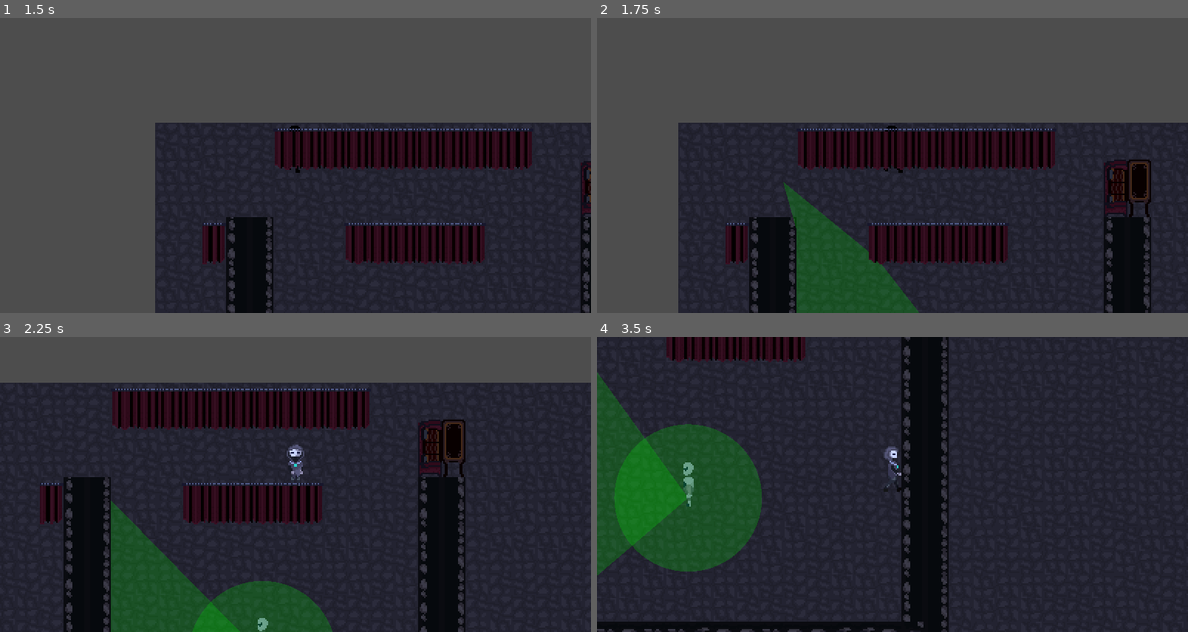
Above: before the commit, frames 1-4 (two rows, left to right).
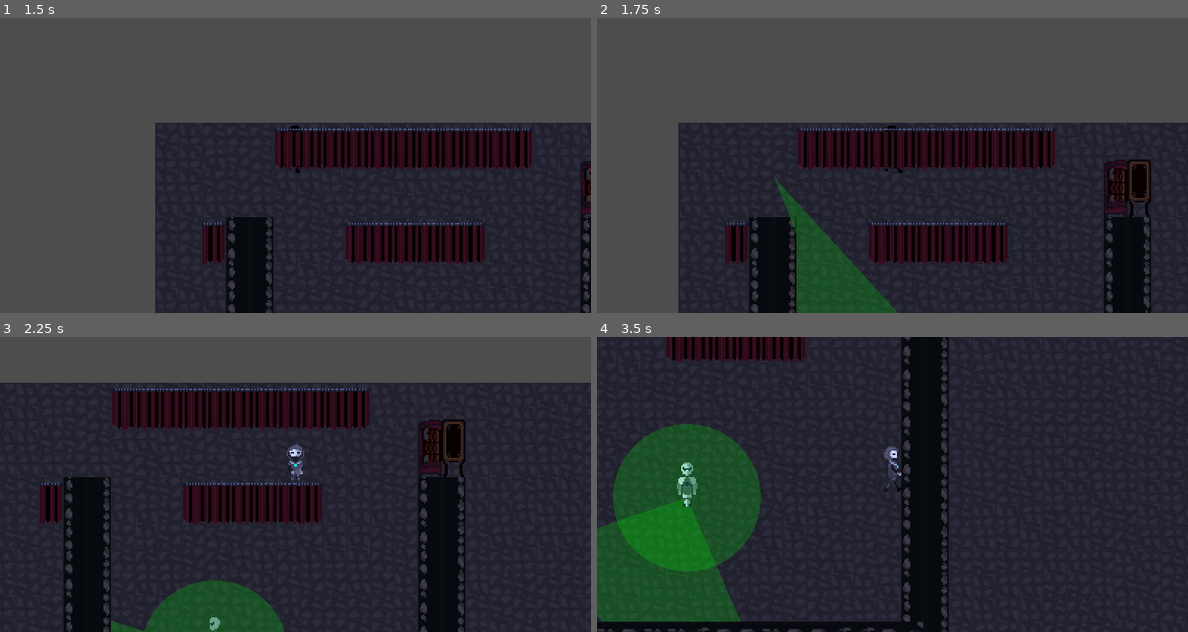
Above: after the commit, the same moments.

Repository: Svarshick/2D-Game-Jam-02.08.2024
Game: Godot game, scene res://src/main/Main.tscn
Two runs of this game, one before a commit and one after it. Both use one fixed random seed, a clock stepped at 60 frames per second and the inputs below.
Inputs:
- Up to frame 1 (1.5 s): click "Start" at 0.5 s; hold D (right) from 1.28 s (still down)
- Up to frame 2 (1.75 s): keep holding D (right)
- Up to frame 3 (2.25 s): release D (right) at 2.03 s; hold S (down) from 2.03 s (still down)
- Up to frame 4 (3.5 s): release S (down) at 2.78 s; hold D (right) from 2.78 s (still down)

Frame 1 is identical in both runs. In frame 2, 1.6% of the frame differs, in the area x 30-55%, y 54-100%; in frame 3, 5.4%; in frame 4, 11%, in the area x 0-28%, y 12-97%.

Commit message:
second final code

Diff:
--- a/levels/test_level/TestLevel.tscn
+++ b/levels/test_level/TestLevel.tscn
@@ -518,7 +518,6 @@
 
 [sub_resource type="Environment" id="Environment_61sg6"]
 background_mode = 3
-background_color = Color(0.994329, 0, 0.263551, 1)
 adjustment_enabled = true
 
 [node name="TestLevel" type="Node2D" groups=["level"]]
--- a/resources/stats.cfg
+++ b/resources/stats.cfg
@@ -1,6 +1,7 @@
 [guard]
 
-speed=50.0
+walk_speed=100.0
+run_speed=300.0
 direction=Vector2(1, 0)
 vision_angle=100
 vision_range=200
@@ -13,3 +14,7 @@
 default_seek_decrement=-2.0
 on_notice_seek_increment=20.0
 on_notice_seek_decrement=-1.0
+
+[player]
+
+speed=200.0
--- a/src/entities/guard/beehave/get_last_player_position.gd
+++ b/src/entities/guard/beehave/get_last_player_position.gd
@@ -2,6 +2,7 @@
 
 
 func before_run(actor: Node, blackboard: Blackboard):
+	actor.current_speed = actor.run_speed
 	actor.make_path(blackboard.get_value("last player position"))
 
 
--- a/src/entities/guard/beehave/to_chase.gd
+++ b/src/entities/guard/beehave/to_chase.gd
@@ -1,4 +1,8 @@
 extends ActionLeaf
+
+
+func before_run(actor: Node, blackboard: Blackboard):
+	actor.current_speed = actor.run_speed
 
 
 func tick(actor: Node, blackboard: Blackboard) -> int:
--- a/src/entities/guard/beehave/to_manhunt.gd
+++ b/src/entities/guard/beehave/to_manhunt.gd
@@ -10,6 +10,7 @@
 	while last_player_position.distance_to(predicted_position) > prediction_radius:
 		predicted_position = NavigationServer2D.map_get_random_point(map, 1, true) #get_random_inside_circle(last_player_position, prediction_radius)
 	#THANK YOU, GODOT
+	actor.current_speed = actor.walk_speed
 	actor.make_path(predicted_position)
 
 
--- a/src/entities/guard/beehave/walk.gd
+++ b/src/entities/guard/beehave/walk.gd
@@ -3,6 +3,7 @@
 
 func before_run(actor: Node, blackboard: Blackboard):
 	var checkpoint = actor.checkpoints.next()
+	actor.current_speed = actor.walk_speed
 	actor.make_path(checkpoint.global_position)
 
 
--- a/src/entities/guard/guard.gd
+++ b/src/entities/guard/guard.gd
@@ -1,12 +1,15 @@
 extends CharacterBody2D
+
 class_name Guard
+
 var config_stats = ConfigFile.new()
 var err = config_stats.load("res://resources/stats.cfg")
 
 #to_resource
-var speed: float:
+var walk_speed: float
+var run_speed: float:
 	set(value):
-		speed = value
+		run_speed = value
 		navigator.max_speed = value
 var vision_angle: float:
 	set(value):
@@ -76,6 +79,7 @@
 
 var status_color = Color(1, 0, 0, 0.2);
 var checkpoints = Ring.new()
+var current_speed: float
 
 @export var direction = Vector2(0, 0)
 
@@ -98,7 +102,8 @@
 	if (direction == Vector2(0, 0)):
 		direction = config_stats.get_value("guard", "direction")
 	direction = direction.normalized()
-	speed = config_stats.get_value("guard", "speed")
+	walk_speed = config_stats.get_value("guard", "walk_speed")
+	run_speed = config_stats.get_value("guard", "run_speed")
 	vision_angle = config_stats.get_value("guard", "vision_angle")
 	vision_range = config_stats.get_value("guard", "vision_range")
 	intuition_range = config_stats.get_value("guard", "intuition_range")
@@ -110,7 +115,8 @@
 
 func get_parameter_names():
 	return [
-#			"speed",
+#			"walk_speed",
+#			"run_speed",
 #			"vision_angle",
 			"vision_range",
 			"intuition_range",
@@ -135,7 +141,7 @@
 
 func move_along_path(delta: float) -> void:
 	direction = to_local(navigator.get_next_path_position()).normalized()
-	var intended_velocity = direction * speed
+	var intended_velocity = direction * current_speed
 	navigator.set_velocity(intended_velocity)
 	move_and_slide()
 
--- a/src/entities/player/player.gd
+++ b/src/entities/player/player.gd
@@ -2,7 +2,10 @@
 
 class_name Player
 
-var speed = 200.0
+var config_stats = ConfigFile.new()
+var err = config_stats.load("res://resources/stats.cfg")
+
+var speed: float
 var old_direction: Vector2
 var direction = Vector2.RIGHT
 var default_collision_layer
@@ -12,13 +15,14 @@
 
 
 func _ready():
+	speed = config_stats.get_value("player", "speed")
 	default_collision_layer = collision_layer
 
 
 func _physics_process(delta):
 	if direction != Vector2.ZERO:
 		old_direction = direction
-	direction = Vector2(Input.get_axis("left", "right"), Input.get_axis("up", "down"))
+	direction = Vector2(Input.get_axis("left", "right"), Input.get_axis("up", "down")).normalized()
 	velocity = direction * speed
 	move_and_slide()
 	set_animation(direction)
